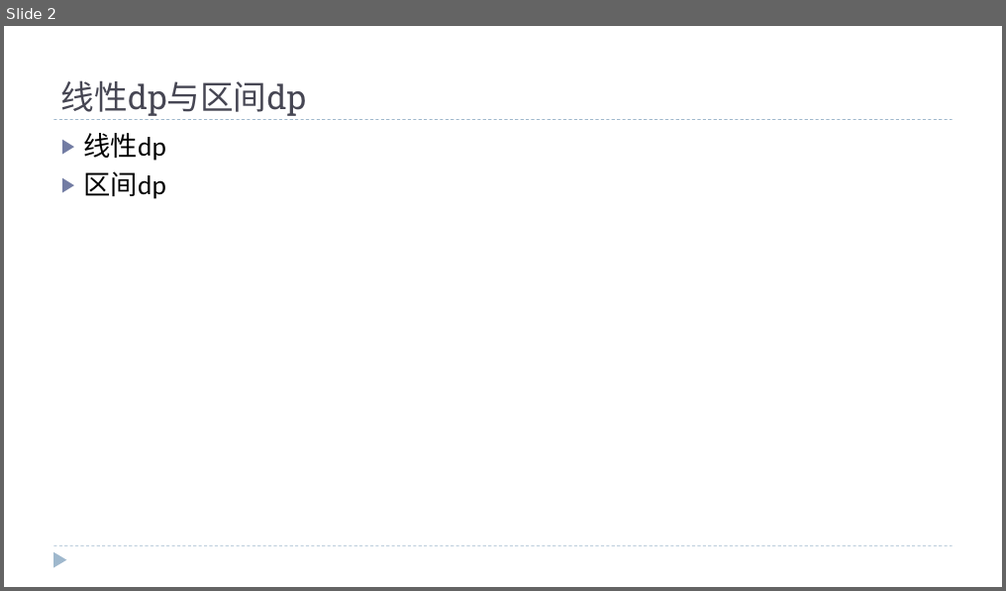
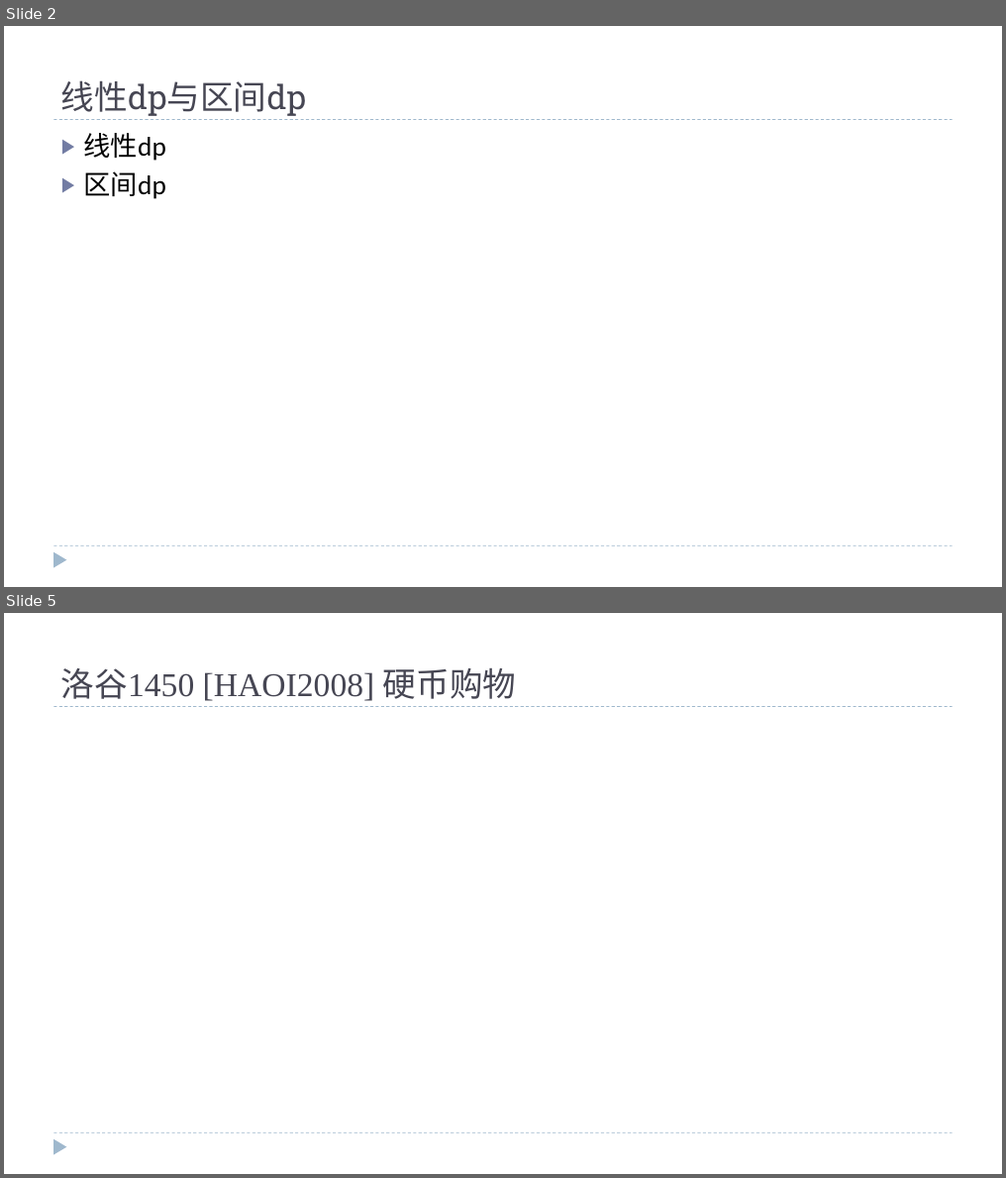
Before and after one commit to fxsc03/-, a slide deck: wd/线性dp与区间dp.pptx. Shown one above the other, each under a label of ours: slide 2 before the commit, slides 2 and 5 after it; the slides between them are not shown. The pictures are 1006x591 and 1006x1178 pixels, drawn with LibreOffice and Linux fonts; fonts in the diff are those of the drawing; grey boxes stand for pictures. Boxes give left, top, right and bottom in pixels: in the first picture for what was removed or moved away, otherwise in the second. Text is boxed around its words. In the diff, an @@ line names an element or a change of style, - is before the commit and + after.

```diff
--- a/wd/线性dp与区间dp.pptx
+++ b/wd/线性dp与区间dp.pptx
@@ slide 5 added at [4,613,1002,1174], background #FFFFFF; not listed: 3 template elements that a slide beside it also shows @@
@@ title added at [61,668,516,701], 32 pt, text #464653 @@
+洛谷1450 [HAOI2008] 硬币购物
```
Also in this commit, not shown: 1 slide changed, 14 other slides added, 1 slide removed, 7 other files.
